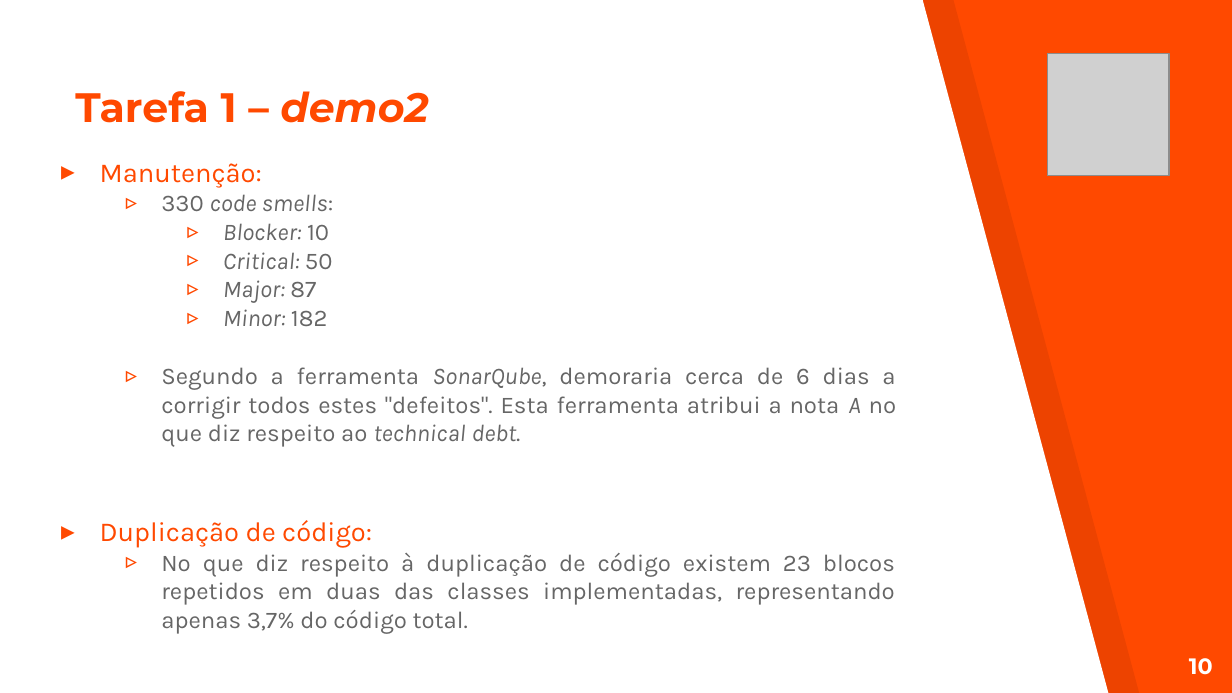
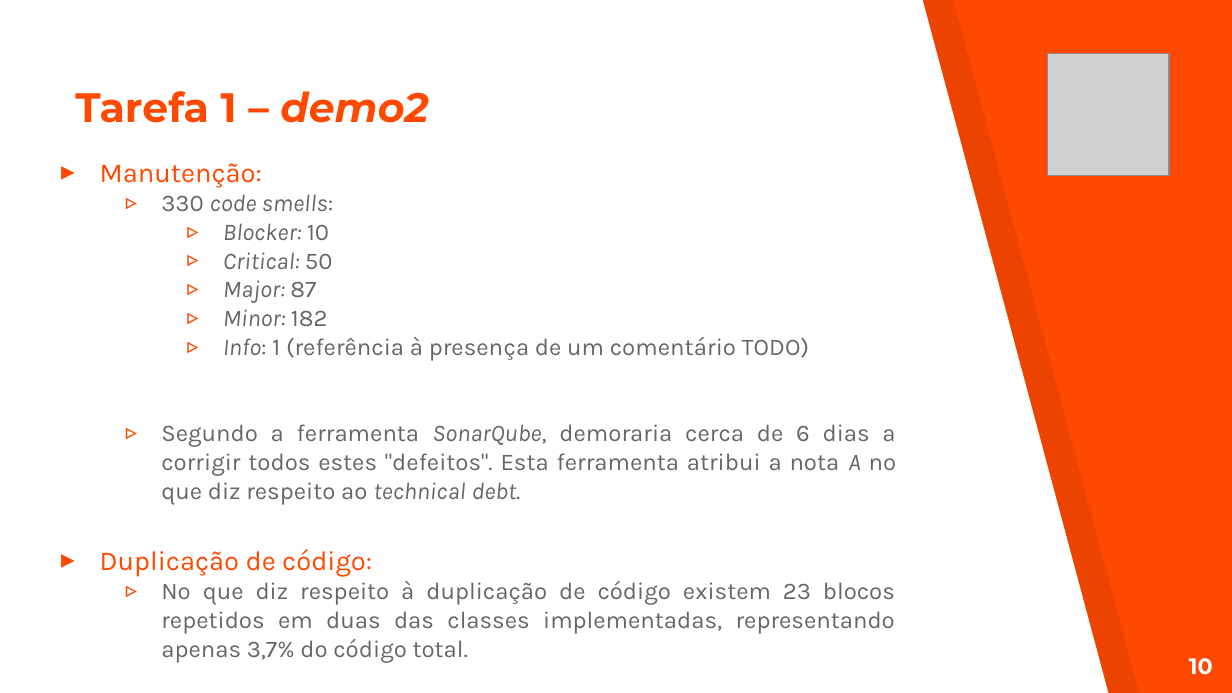
Before and after one commit to Nelson198/ATS, a slide deck: slide 10 of Apresentação.pptx. Drawn at 1232x693 pixels with LibreOffice and Linux fonts; fonts in the diff are those of the drawing; grey boxes stand for pictures. Boxes give left, top, right and bottom in pixels: in the first picture for what was removed or moved away, otherwise in the second. Text is boxed around its words. In the diff, an @@ line names an element or a change of style, - is before the commit and + after.

```diff
--- a/Apresentação.pptx
+++ b/Apresentação.pptx
@@ text at [223, 337, 809, 361]: paragraph added @@
+    ▹ Info: 1 (referência à presença de um comentário TODO)
```
Also in this commit, not shown: 2 other slides changed.
